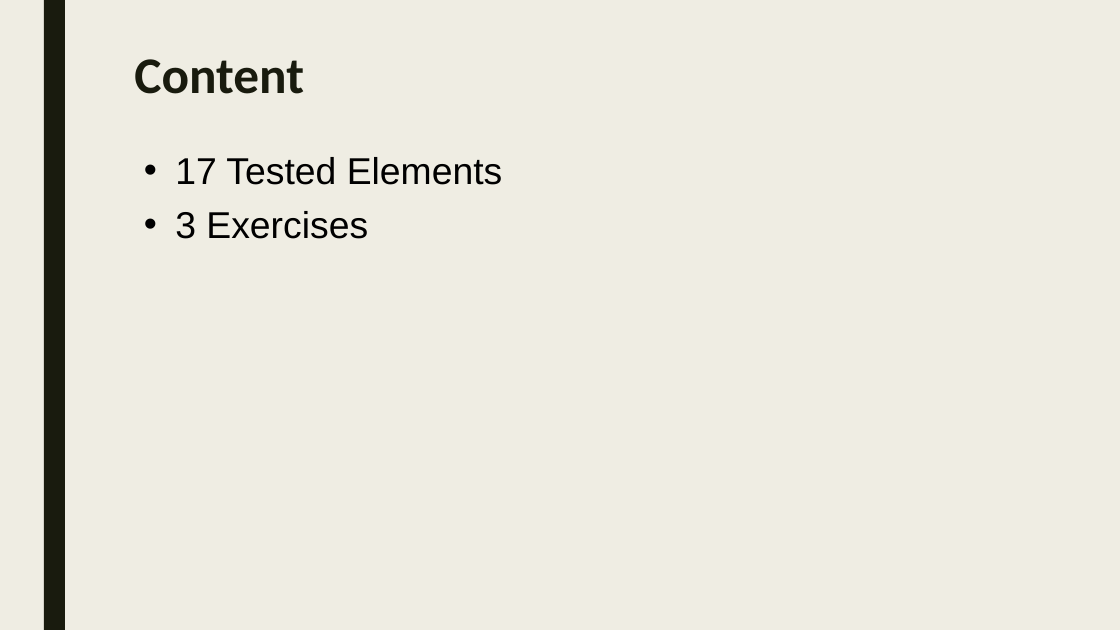
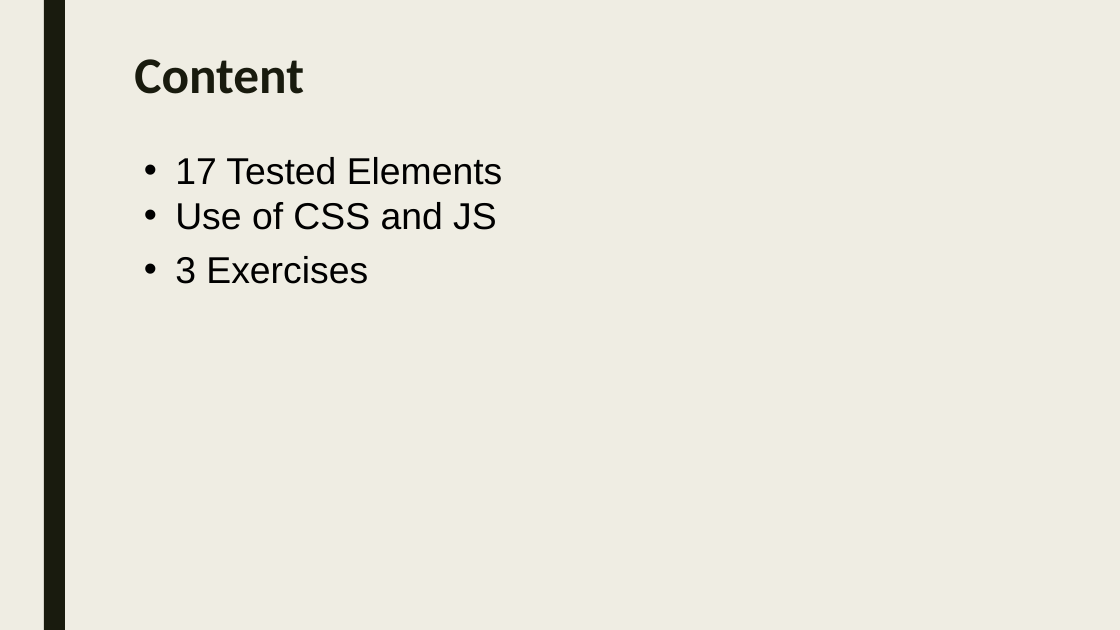
Before and after one commit to sayyidkhan/web_intro_2022, a slide deck: slide 2 of ppt/WY added.pptx. Drawn at 1120x630 pixels with LibreOffice and Linux fonts; fonts in the diff are those of the drawing. Boxes give left, top, right and bottom in pixels: in the first picture for what was removed or moved away, otherwise in the second. Text is boxed around its words. In the diff, an @@ line names an element or a change of style, - is before the commit and + after.

Commit message:
Completed missing content & exercise from previous 5 slides
The original 5 ppt didn't have all the HTML tags, CSS selector, JS interactions included.
I created a separate file to address the necessary content.

```diff
--- a/ppt/WY added.pptx
+++ b/ppt/WY added.pptx
@@ text at (x1=175, y1=202, x2=497, y2=230): paragraph added @@
+• Use of CSS and JS
```
Also in this commit, not shown: 3 other slides changed, 23 slides added, 1 other file.
